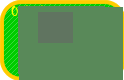
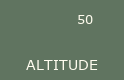
Layer changes from the first (124, 80) image to the second:
added layer "50" above "ALTITUDE" over left=78, top=15, right=93, bottom=24
added layer "ALTITUDE" above "Layer #1" over left=26, top=60, right=98, bottom=70
added layer "Layer #1" above "Layer" over left=0, top=0, right=124, bottom=80
painted on "Layer" over left=18, top=6, right=123, bottom=80
